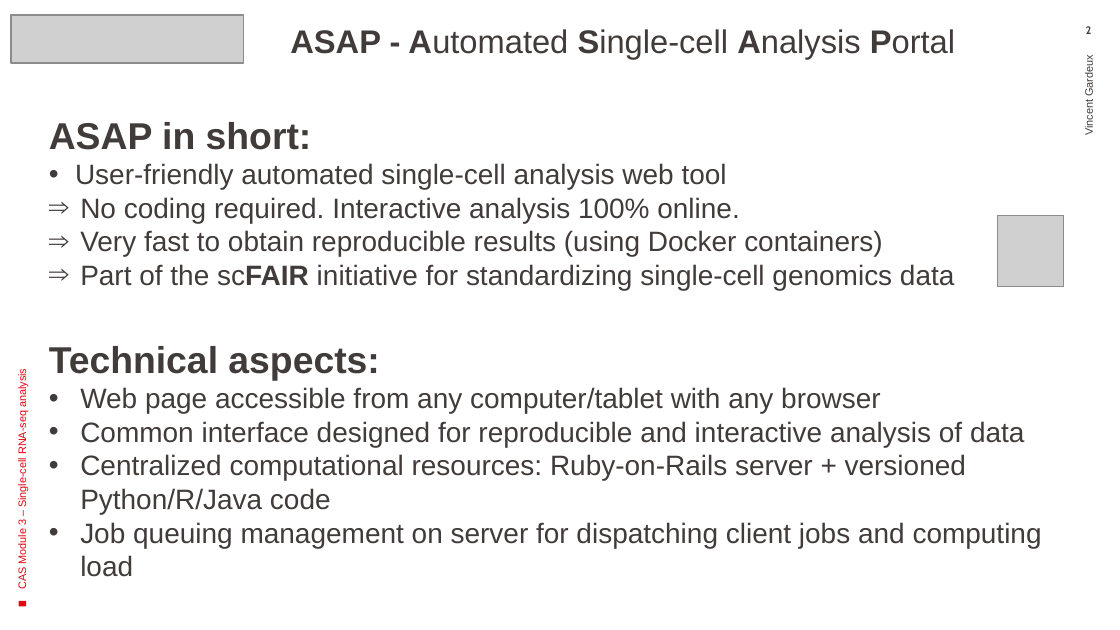
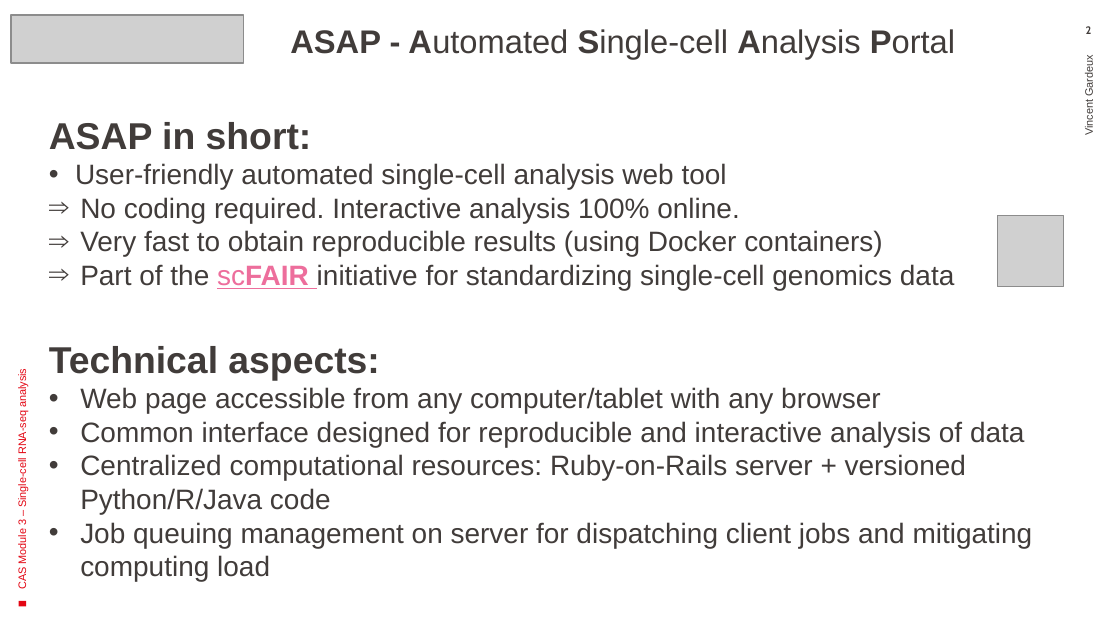
Before and after one commit to DeplanckeLab/CAS-scRNAseq-2025, a slide deck: slide 2 of 2025-04-11_CAS-UNIL_ASAP.pptx. Drawn at 1120x630 pixels with LibreOffice and Linux fonts; fonts in the diff are those of the drawing; grey boxes stand for pictures. Boxes give left, top, right and bottom in pixels: in the first picture for what was removed or moved away, otherwise in the second. Text is boxed around its words. In the diff, an @@ line names an element or a change of style, - is before the commit and + after.

Commit message:
Update pptx

```diff
--- a/2025-04-11_CAS-UNIL_ASAP.pptx
+++ b/2025-04-11_CAS-UNIL_ASAP.pptx
@@ text at <box>80,264,954,290</box>: text colour #413C3A to #ED6E9C, underline on in "scFAIR" @@
@@ text at <box>80,522,1033,581</box>: text changed @@
-• Job queuing management on server for dispatching client jobs and computing load
+• Job queuing management on server for dispatching client jobs and mitigating computing load
```
Also in this commit, not shown: 4 other slides changed.
